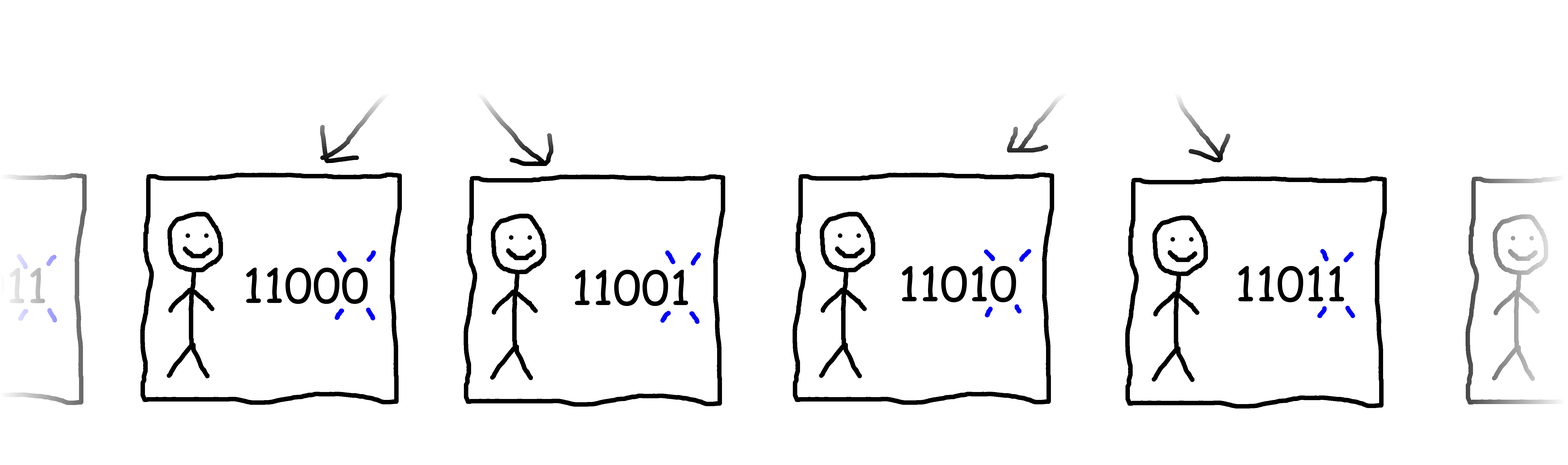
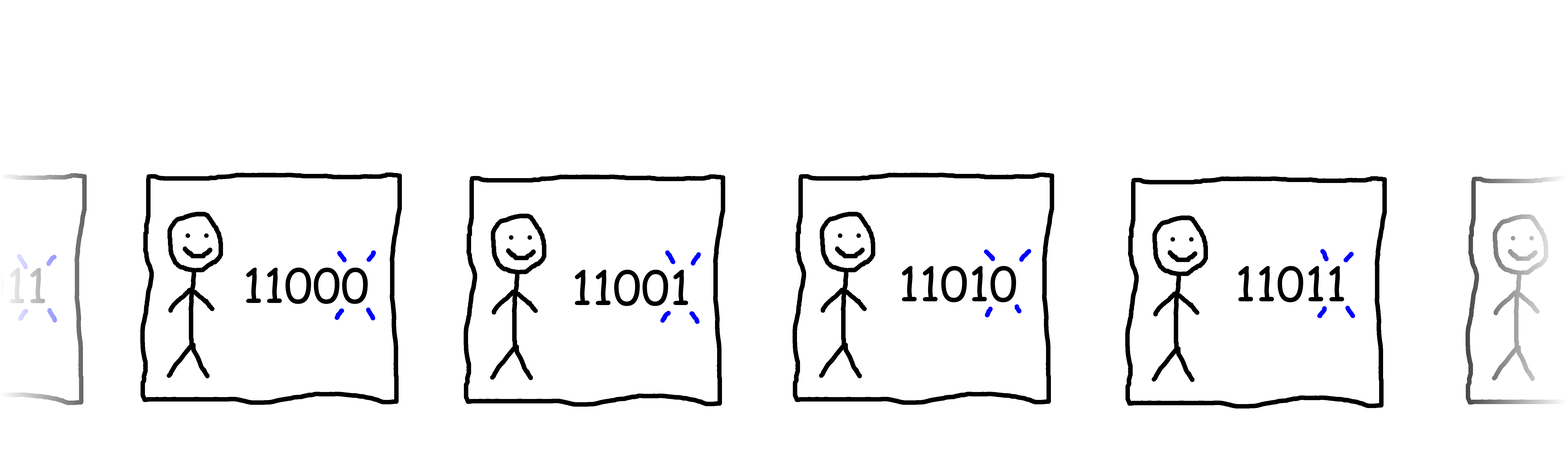
Comparing the layer stacks of the two 1568×465 images. Changes:
painted on "Pasted Layer" over box(320, 93, 1231, 166)
